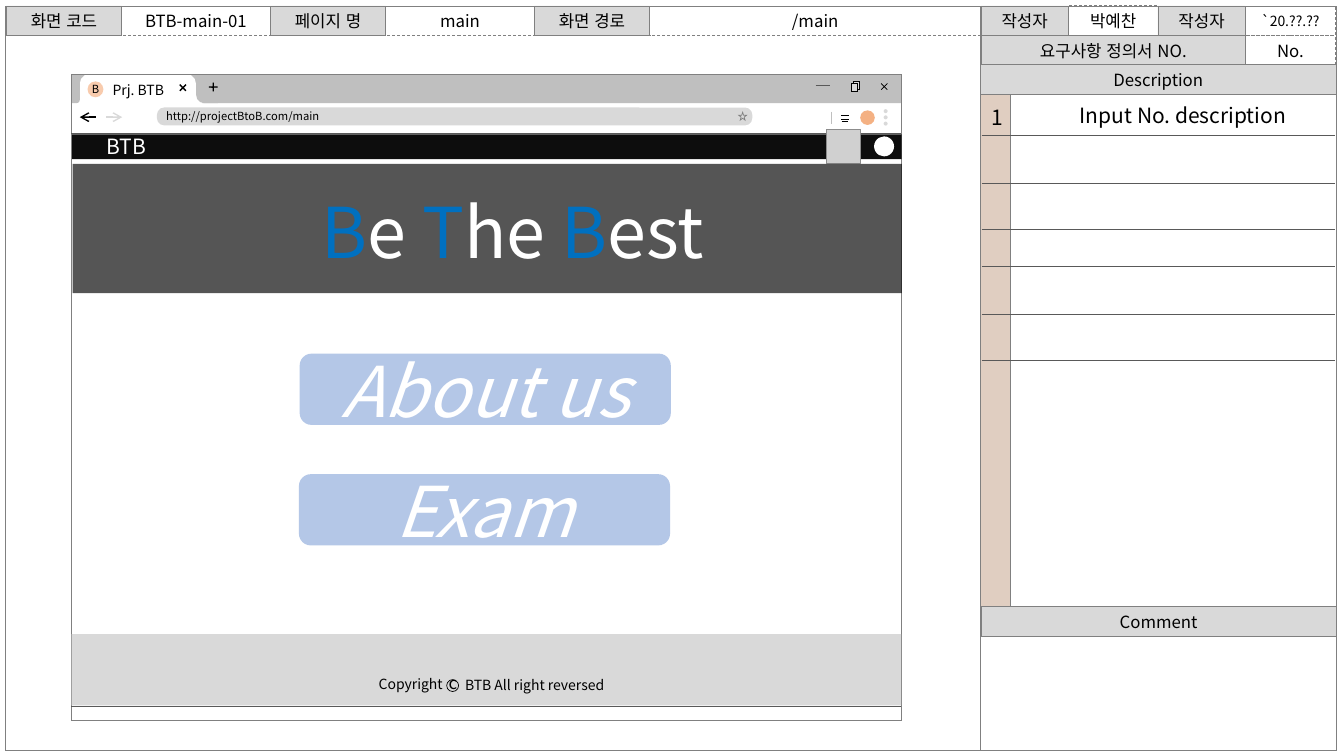
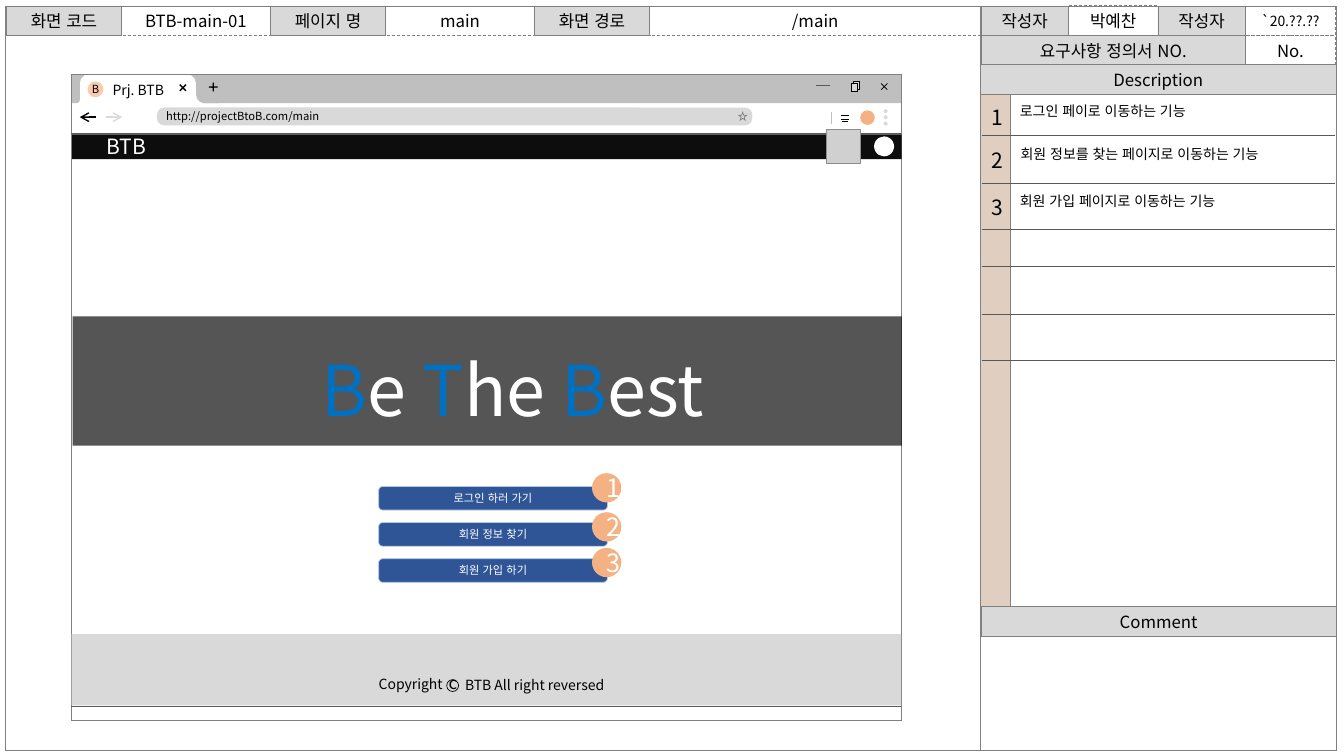
Before and after one commit to PYC1080/MSA_Mentoring, a slide deck: slide 4 of project/BtoB_Storyboard.pptx. Drawn at 1344x756 pixels with LibreOffice and Linux fonts; fonts in the diff are those of the drawing; grey boxes stand for pictures; background and template pictures are left out. Boxes give left, top, right and bottom in pixels: in the first picture for what was removed or moved away, otherwise in the second. Text is boxed around its words. In the diff, an @@ line names an element or a change of style, - is before the commit and + after.

```diff
--- a/project/BtoB_Storyboard.pptx
+++ b/project/BtoB_Storyboard.pptx
@@ text at <box>1020,104,1186,117</box>: text changed; size 15 to 10 pt @@
-Input No. description
+로그인 페이로 이동하는 기능
@@ text added at <box>1021,147,1259,160</box>, 10 pt, text #000000 @@
+회원 정보를 찾는 페이지로 이동하는 기능
@@ text added at <box>991,152,1003,168</box>, 15 pt, text #000000 @@
+2
@@ text added at <box>991,199,1003,216</box>, 15 pt, text #000000 @@
+3
@@ text added at <box>1020,194,1216,207</box>, 10 pt, text #000000 @@
+회원 가입 페이지로 이동하는 기능
@@ rectangle: place and size @@
-rectangle at <box>73,164,902,293</box>
+rectangle at <box>73,317,902,446</box>
@@ text "Be The Best": place and size @@
-text "Be The Best" at <box>322,202,703,259</box>
+text "Be The Best" at <box>322,360,703,417</box>
@@ rounded rectangle removed at <box>299,354,670,425</box> @@
-About us
@@ rounded rectangle removed at <box>299,474,670,545</box> @@
-Exam
@@ ellipse added at <box>592,473,621,502</box>, fill #F4B183, 18 pt, text #FFFFFF @@
+1
@@ rounded rectangle added at <box>379,487,608,510</box>, fill #2F5597, outline #B4C7E7 0.5 pt @@
@@ text added at <box>454,492,533,503</box>, 8 pt, text #FFFFFF @@
+로그인 하러 가기
@@ rounded rectangle added at <box>379,522,608,545</box>, fill #2F5597, outline #B4C7E7 0.5 pt @@
@@ text added at <box>459,528,527,539</box>, 8 pt, text #FFFFFF @@
+회원 정보 찾기
@@ ellipse added at <box>592,512,621,541</box>, fill #F4B183, 18 pt, text #FFFFFF @@
+2
@@ rounded rectangle added at <box>379,559,608,582</box>, fill #2F5597, outline #B4C7E7 0.5 pt @@
@@ text added at <box>459,564,527,575</box>, 8 pt, text #FFFFFF @@
+회원 가입 하기
@@ ellipse added at <box>592,548,621,578</box>, fill #F4B183, 18 pt, text #FFFFFF @@
+3
```
Also in this commit, not shown: 47 other slides changed, 38 slides added, 8 slides removed.
